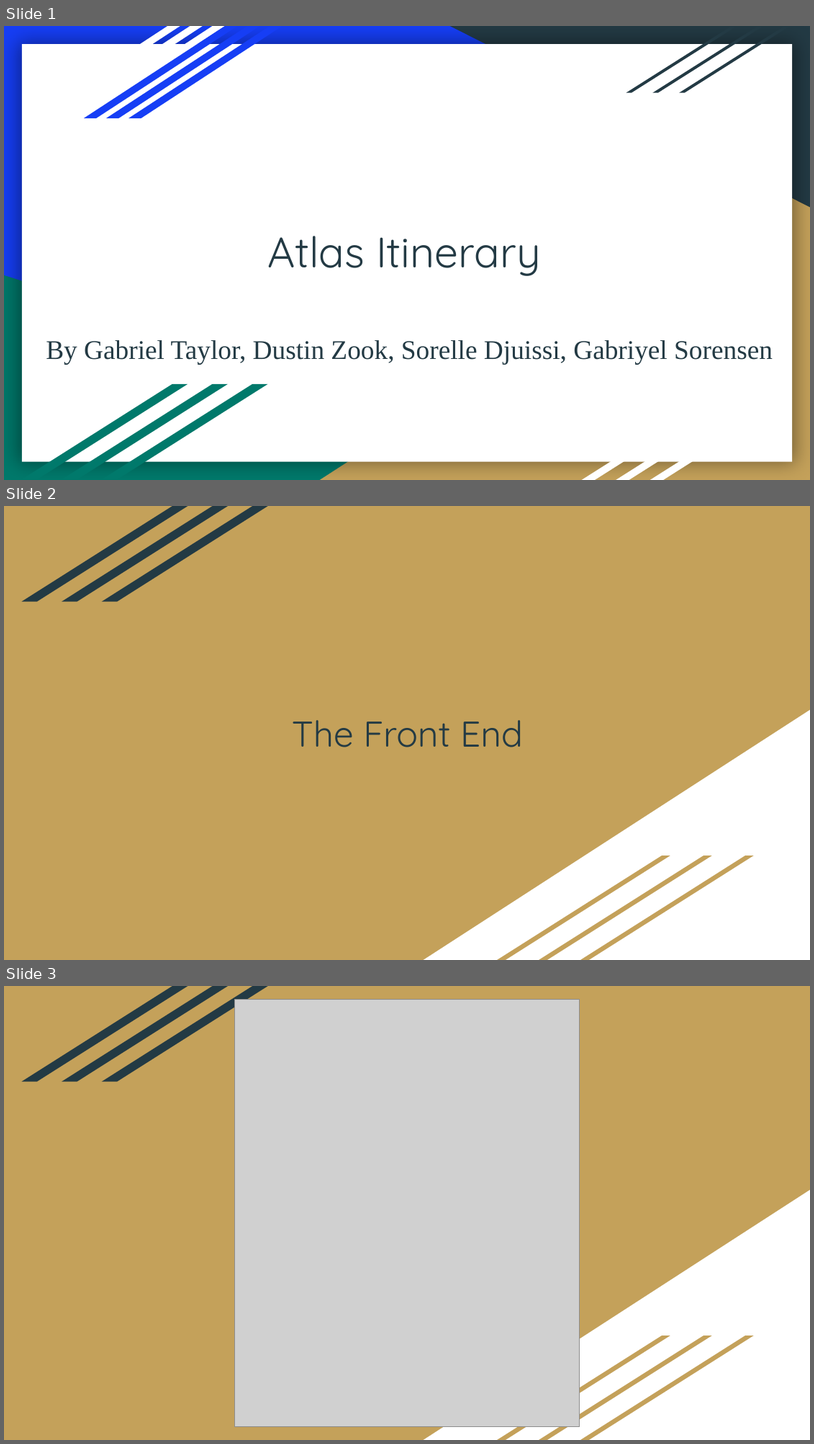
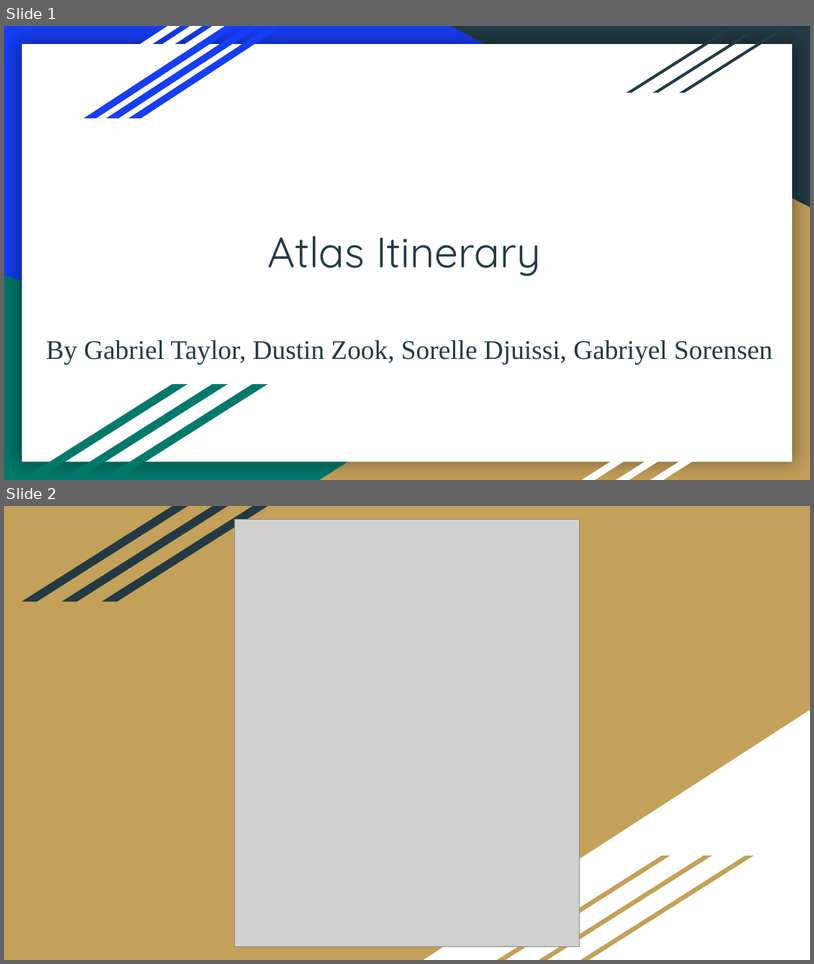
Before and after one commit to DustinWZook/Atlas-Itinerary, a slide deck: Documents/Project Design/Project Design.pptx. Shown one above the other, each under a label of ours: slides 1, 2 and 3 before the commit, slides 1 and 2 after it. The pictures are 814x1444 and 814x964 pixels, drawn with LibreOffice and Linux fonts; fonts in the diff are those of the drawing; grey boxes stand for pictures. Boxes give left, top, right and bottom in pixels: in the first picture for what was removed or moved away, otherwise in the second. Text is boxed around its words. In the diff, an @@ line names an element or a change of style, - is before the commit and + after.

```diff
--- a/Documents/Project Design/Project Design.pptx
+++ b/Documents/Project Design/Project Design.pptx
@@ slide 2 removed at [4,506,810,960], background #C4A15A; not listed: 7 template elements that a slide beside it also shows @@
@@ title removed at [292,720,523,747] @@
-The Front End
@@ what was slide 3 is now slide 2 @@
```
Also in this commit, not shown: 4 slides changed.
